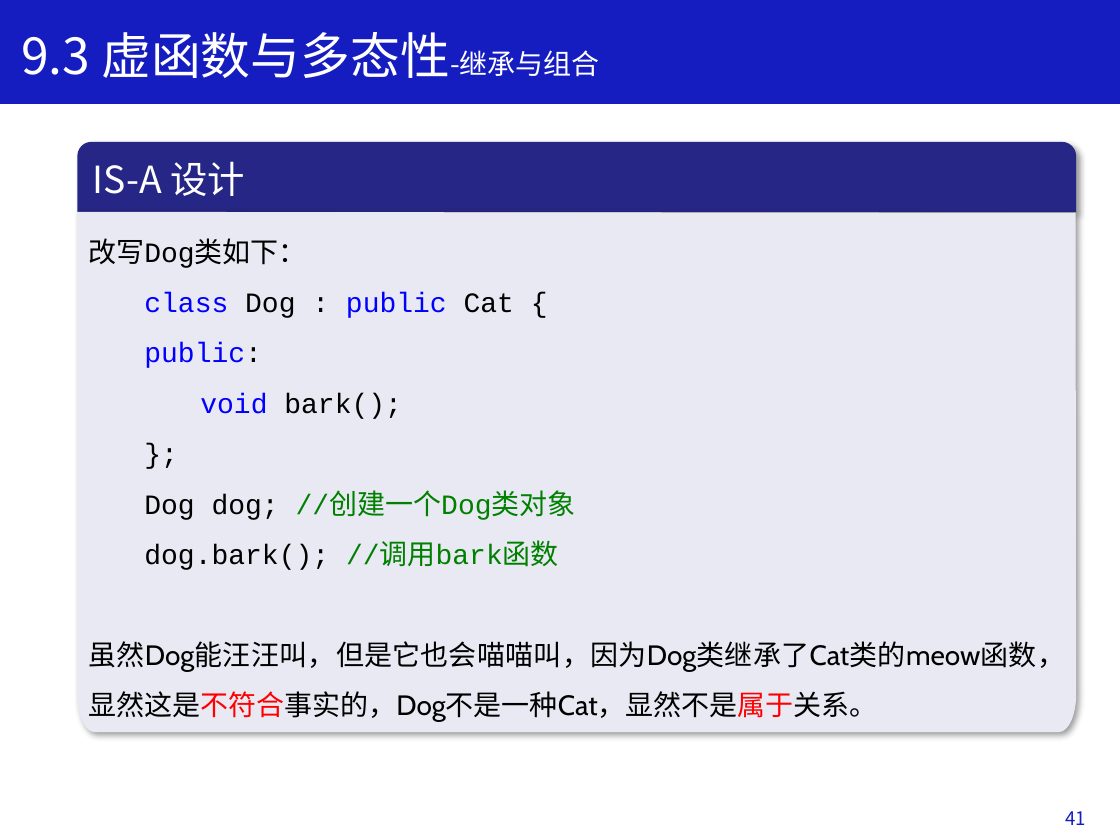
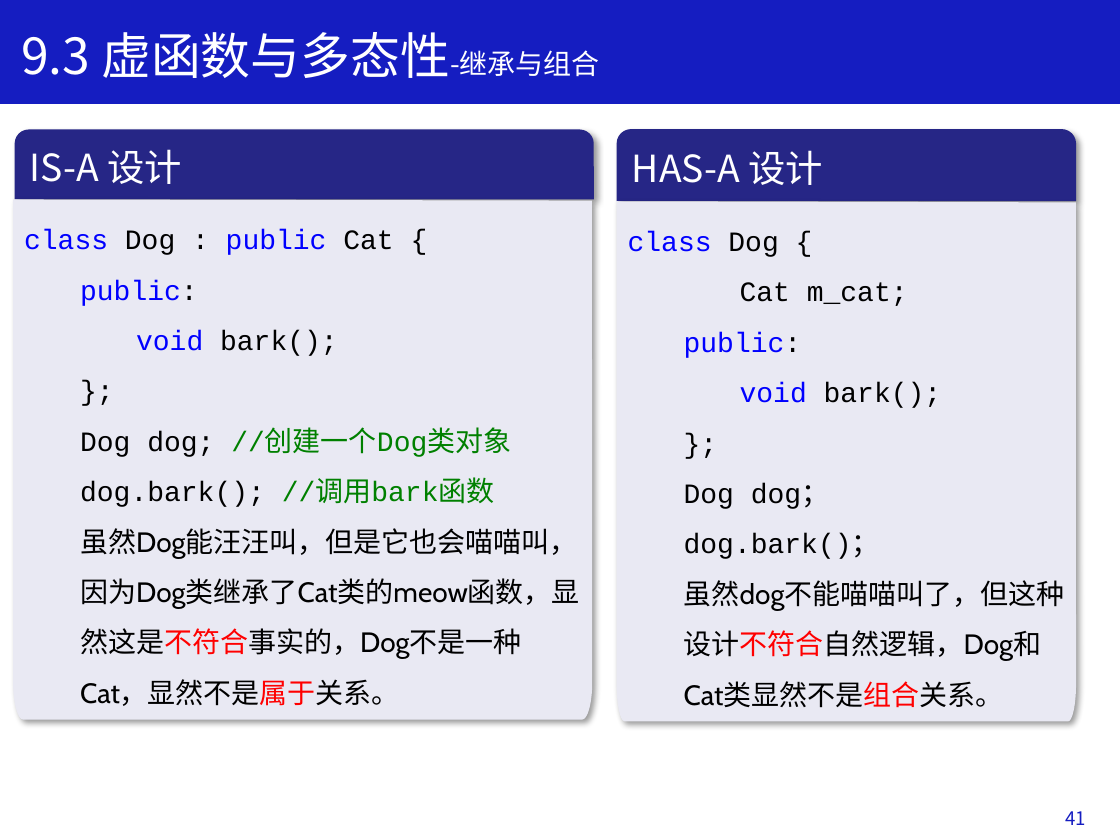
Before and after one commit to Changhe160/book-cplusplus, a slide deck: slide 39 of slides/ppt/Chapter9.pptx (slide 41 before the commit). Drawn at 1120x840 pixels with LibreOffice and Linux fonts; fonts in the diff are those of the drawing. Boxes give left, top, right and bottom in pixels: in the first picture for what was removed or moved away, otherwise in the second. Text is boxed around its words. In the diff, an @@ line names an element or a change of style, - is before the commit and + after.

```diff
--- a/slides/ppt/Chapter9.pptx
+++ b/slides/ppt/Chapter9.pptx
@@ round same rect "IS-A 设计": place and size @@
-round same rect "IS-A 设计" at [77,142,1076,212]
+round same rect "IS-A 设计" at [15,130,594,199]
@@ round same rect added at [617,129,1076,200], fill #262686, 24 pt, text #FFFFFF @@
+HAS-A 设计
@@ freeform shape "class Dog : public Cat ...": place and size @@
-freeform shape "class Dog : public Cat ..." at [77,212,1076,731]
+freeform shape "class Dog : public Cat ..." at [13,199,592,719]
@@ freeform shape added at [617,202,1076,721], fill #E9E9F3, 18 pt, text #000000 @@
+class Dog {
+  Cat m_cat;
+  public:
+  void bark();
+  };
+  Dog dog；
+  dog.bark()；
+  虽然dog不能喵喵叫了，但这种设计不符合自然逻辑，Dog和Cat类显然不是组合关系。
@@ text in freeform shape at [24,229,580,706]: list level 2 to 1 in "class Dog : public Cat ..."; alignment justified to left; list level 1 to 2 in "虽然Dog能汪汪叫，但是它也会喵喵叫，因为Dog类继承了Cat类的meow函数，显然这是不符合事实的，Dog不是一种Ca ..." @@
@@ text in freeform shape at [88,238,306,268]: paragraph removed @@
-改写Dog类如下：
```
Also in this commit, not shown: 23 other slides changed, 3 slides removed.
